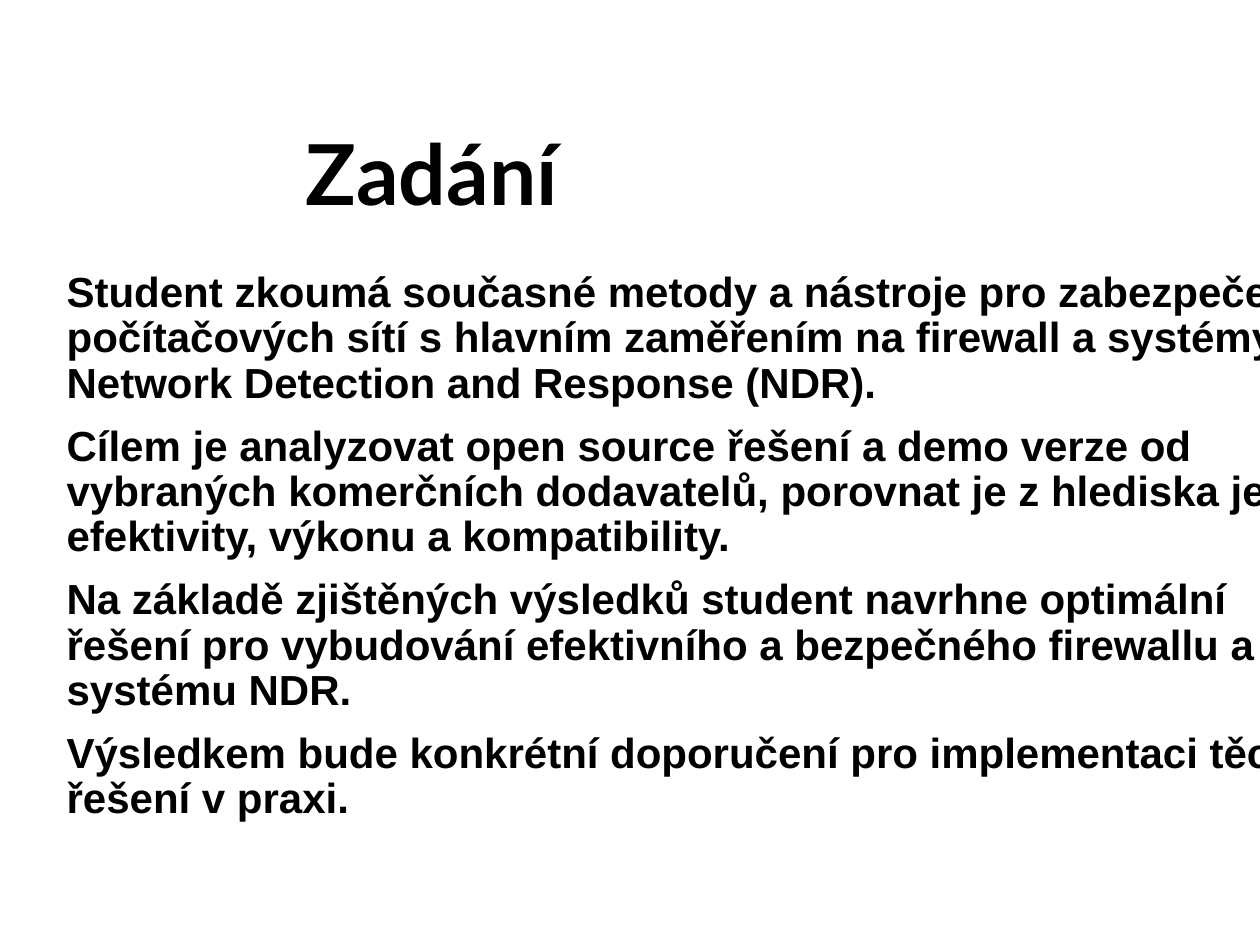
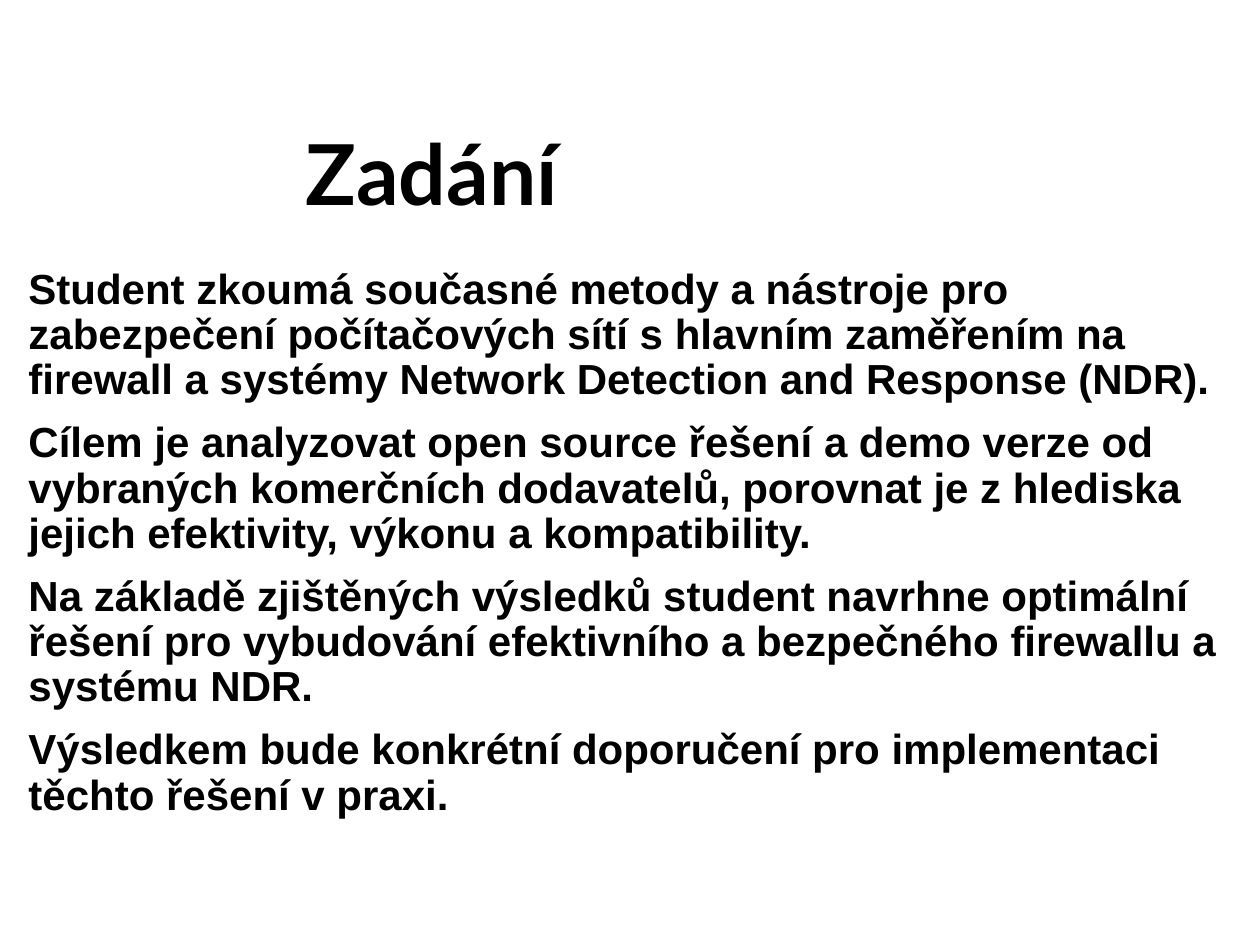
Before and after one commit to zimice/pr5_ndr, a slide deck: slide 2 of kochanek_ndr_prezentace.pptx. Drawn at 1260x945 pixels with LibreOffice and Linux fonts; fonts in the diff are those of the drawing; background and template pictures are left out. Boxes give left, top, right and bottom in pixels: in the first picture for what was removed or moved away, otherwise in the second. Text is boxed around its words. In the diff, an @@ line names an element or a change of style, - is before the commit and + after.

```diff
--- a/kochanek_ndr_prezentace.pptx
+++ b/kochanek_ndr_prezentace.pptx
@@ subtitle "Student zkoumá současné metody a ..." rewrapped from <box>67,275,1260,822</box> to <box>28,272,1215,818</box> @@
```
Also in this commit, not shown: 6 other slides changed, 2 slides added, 1 slide removed, 2 other files.
